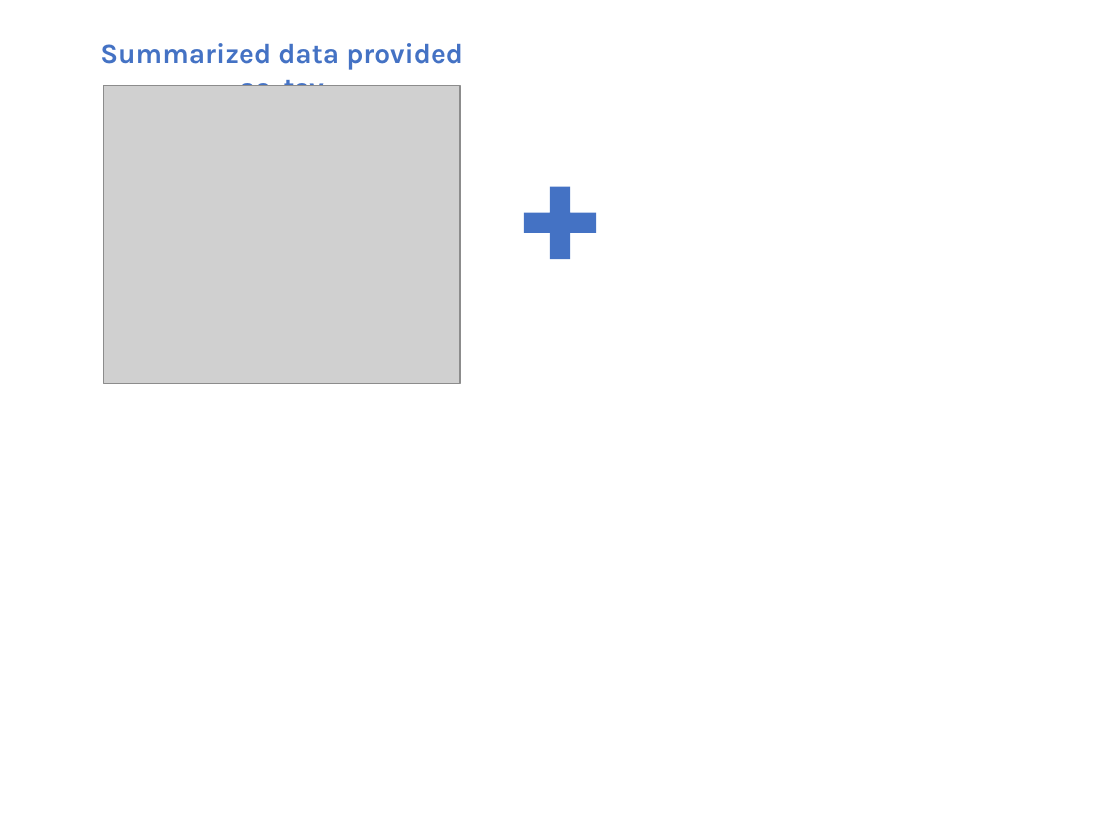
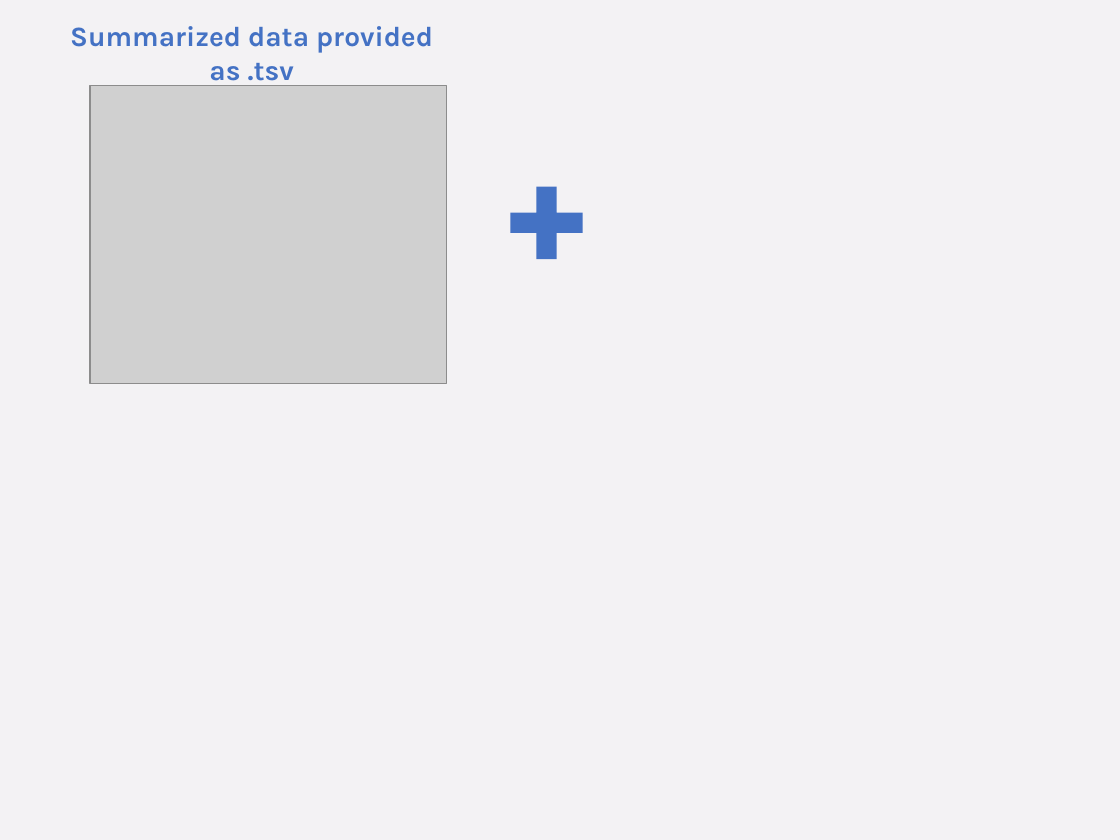
Before and after one commit to anhtr/slides, a slide deck: slide 3 of 2019-04-27_SatRday-Chicago/Writing_R_package_for_a_niche_EDA.pptx. Drawn at 1120x840 pixels with LibreOffice and Linux fonts; fonts in the diff are those of the drawing; grey boxes stand for pictures. Boxes give left, top, right and bottom in pixels: in the first picture for what was removed or moved away, otherwise in the second. Text is boxed around its words. In the diff, an @@ line names an element or a change of style, - is before the commit and + after.

```diff
--- a/2019-04-27_SatRday-Chicago/Writing_R_package_for_a_niche_EDA.pptx
+++ b/2019-04-27_SatRday-Chicago/Writing_R_package_for_a_niche_EDA.pptx
@@ background #FFFFFF to #F3F2F4 @@
@@ text "Summarized data provided as .tsv" rewrapped from (x1=100, y1=43, x2=463, y2=86) to (x1=70, y1=26, x2=433, y2=86) @@
@@ picture moved from (x1=103, y1=85, x2=459, y2=383) to (x1=90, y1=85, x2=446, y2=383) @@
@@ plus moved from (x1=524, y1=187, x2=597, y2=260) to (x1=511, y1=187, x2=584, y2=260) @@
```
Also in this commit, not shown: 3 other slides changed, 4 slides added, 3 slides removed.
